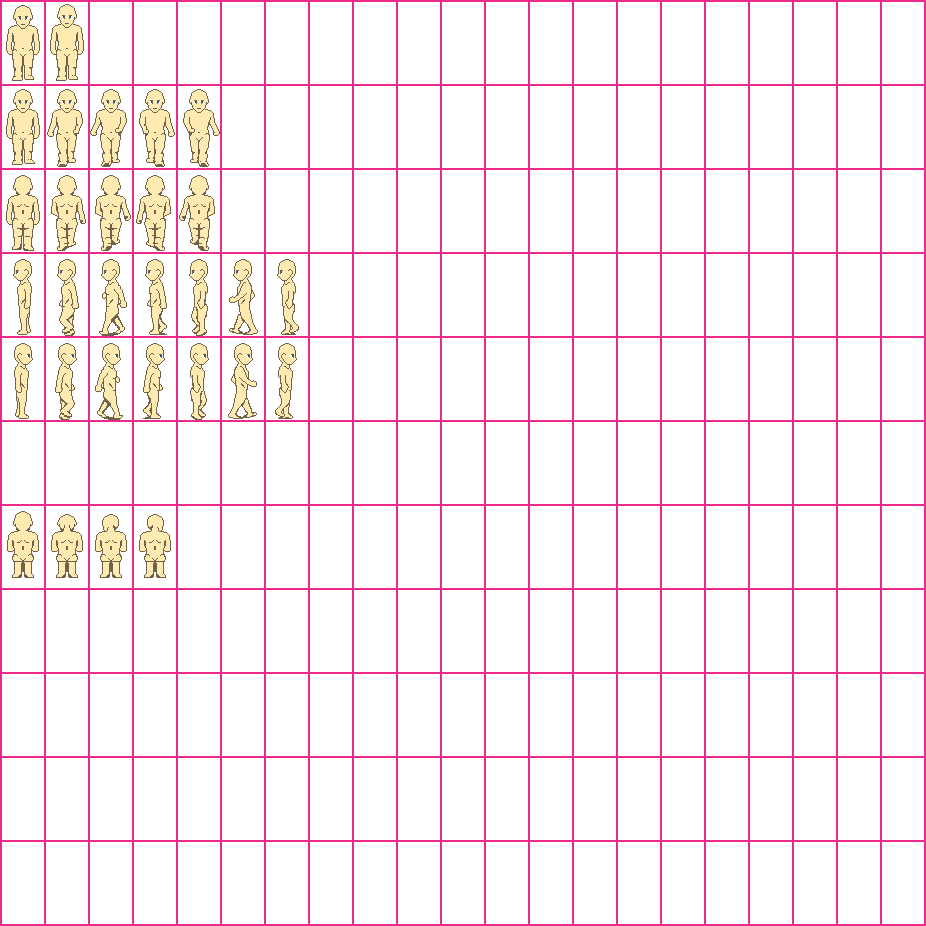
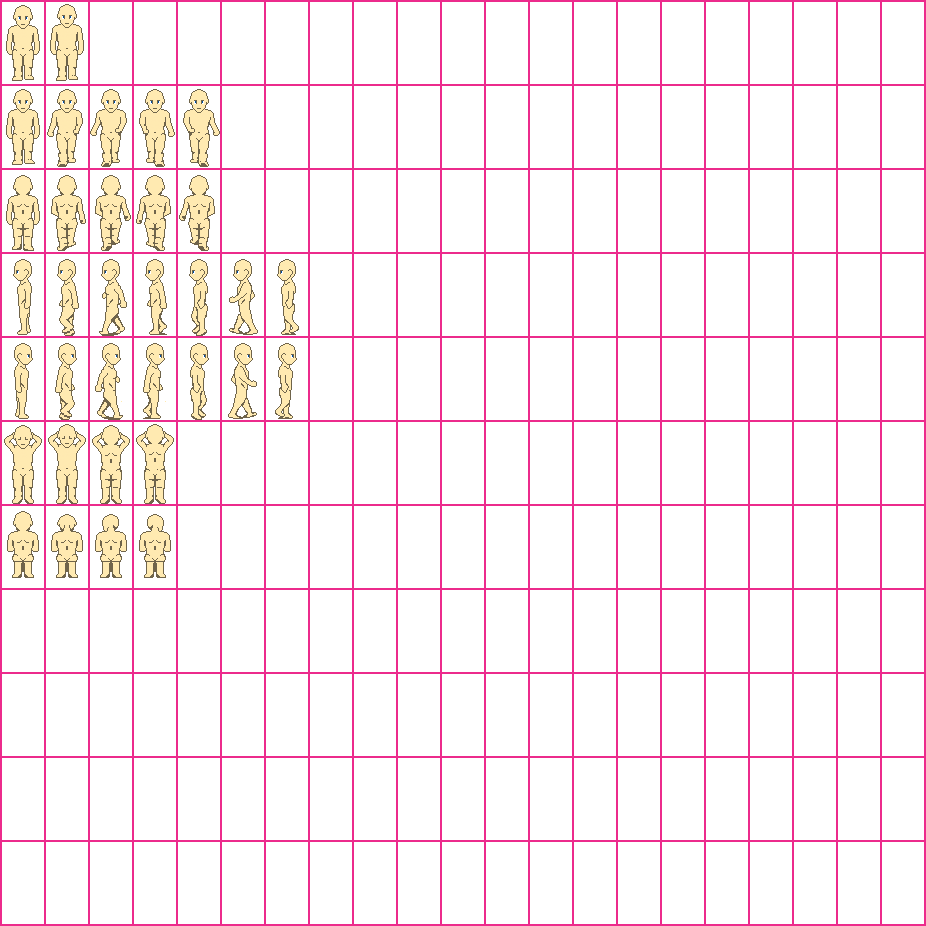
The second 926 x 926 image is a revision of the first. Changes to its layers:
added layer "On chair back 1" in group "In chair" over left=136, top=401, right=174, bottom=504
added layer "On chair back 0" in group "In chair" over left=92, top=401, right=130, bottom=504
added layer "On chair front 1" in group "In chair" over left=48, top=424, right=86, bottom=504
added layer "On chair front 0" in group "In chair" over left=4, top=425, right=42, bottom=504
